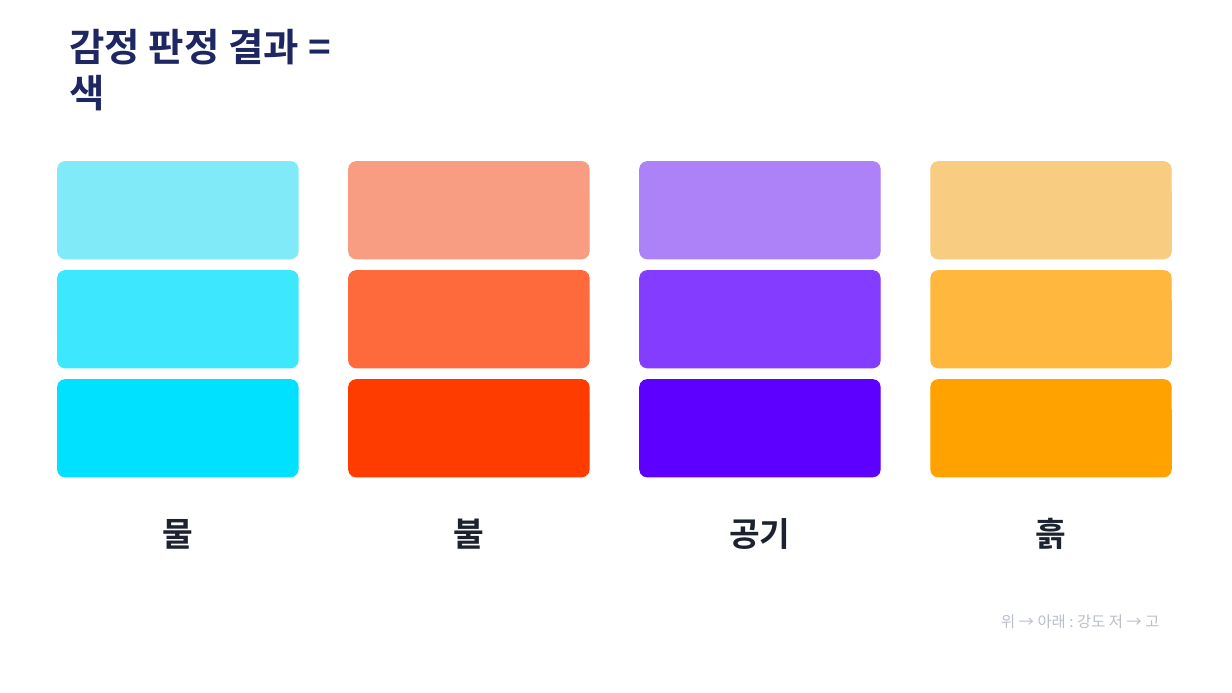
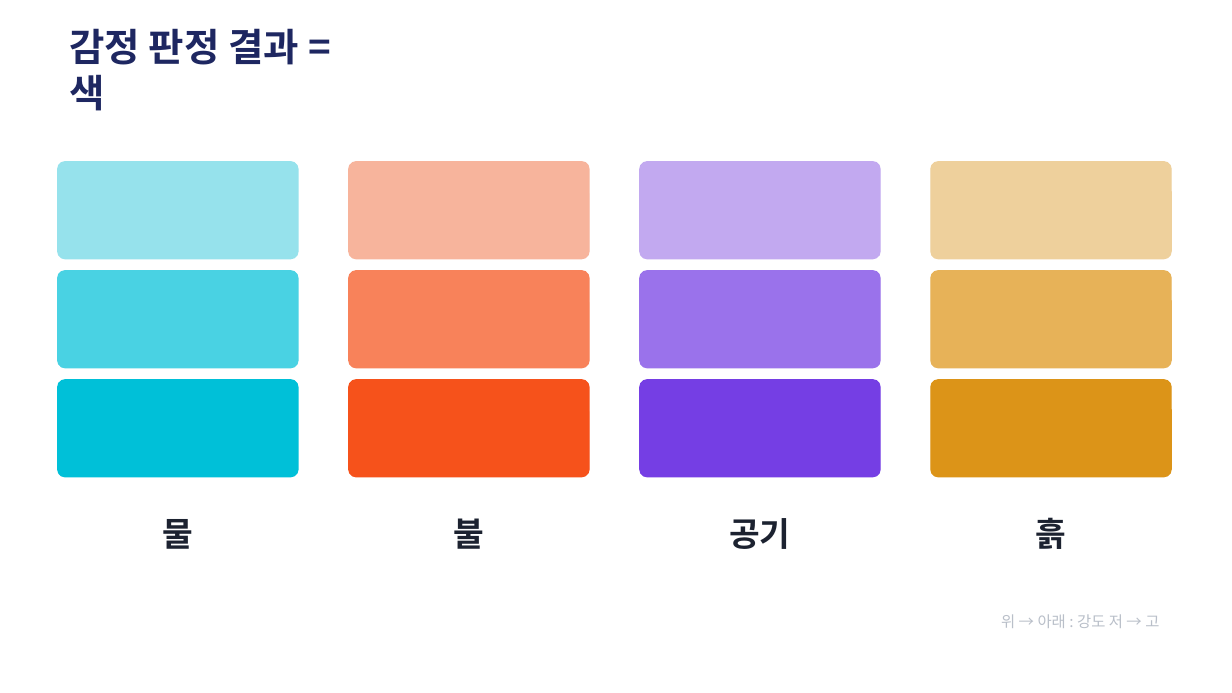
Before and after one commit to viewvision/art-grants-alert, a slide deck: slide 1 of references/figures/감정의인상_도해.pptx. Drawn at 1232x693 pixels with LibreOffice and Linux fonts; fonts in the diff are those of the drawing. Boxes give left, top, right and bottom in pixels: in the first picture for what was removed or moved away, otherwise in the second. Text is boxed around its words. In the diff, an @@ line names an element or a change of style, - is before the commit and + after.

```diff
--- a/references/figures/감정의인상_도해.pptx
+++ b/references/figures/감정의인상_도해.pptx
@@ rounded rectangle at bbox=[57, 162, 298, 259]: fill #81EAF8 to #96E2EC; outline #81EAF8 1 pt to #96E2EC 1 pt @@
@@ rounded rectangle at bbox=[348, 162, 589, 259]: fill #F89D81 to #F7B49C; outline #F89D81 1 pt to #F7B49C 1 pt @@
@@ rounded rectangle at bbox=[640, 162, 880, 259]: fill #AD81F8 to #C2A9F0; outline #AD81F8 1 pt to #C2A9F0 1 pt @@
@@ rounded rectangle at bbox=[931, 162, 1171, 259]: fill #F8CD81 to #EED09C; outline #F8CD81 1 pt to #EED09C 1 pt @@
@@ rounded rectangle at bbox=[57, 271, 298, 368]: fill #3DE8FF to #49D2E3; outline #3DE8FF 1 pt to #49D2E3 1 pt @@
@@ rounded rectangle at bbox=[348, 271, 589, 368]: fill #FF6A3D to #F8825A; outline #FF6A3D 1 pt to #F8825A 1 pt @@
@@ rounded rectangle at bbox=[640, 271, 880, 368]: fill #843DFF to #9A72EB; outline #843DFF 1 pt to #9A72EB 1 pt @@
@@ rounded rectangle at bbox=[931, 271, 1171, 368]: fill #FFB83D to #E7B258; outline #FFB83D 1 pt to #E7B258 1 pt @@
@@ rounded rectangle at bbox=[57, 380, 298, 477]: fill #00E1FF to #00C0D8; outline #00E1FF 1 pt to #00C0D8 1 pt @@
@@ rounded rectangle at bbox=[348, 380, 589, 477]: fill #FF3C00 to #F6521B; outline #FF3C00 1 pt to #F6521B 1 pt @@
@@ rounded rectangle at bbox=[640, 380, 880, 477]: fill #5E00FF to #753EE4; outline #5E00FF 1 pt to #753EE4 1 pt @@
@@ rounded rectangle at bbox=[931, 380, 1171, 477]: fill #FFA200 to #DC9418; outline #FFA200 1 pt to #DC9418 1 pt @@
```
Also in this commit, not shown: 4 other files.
